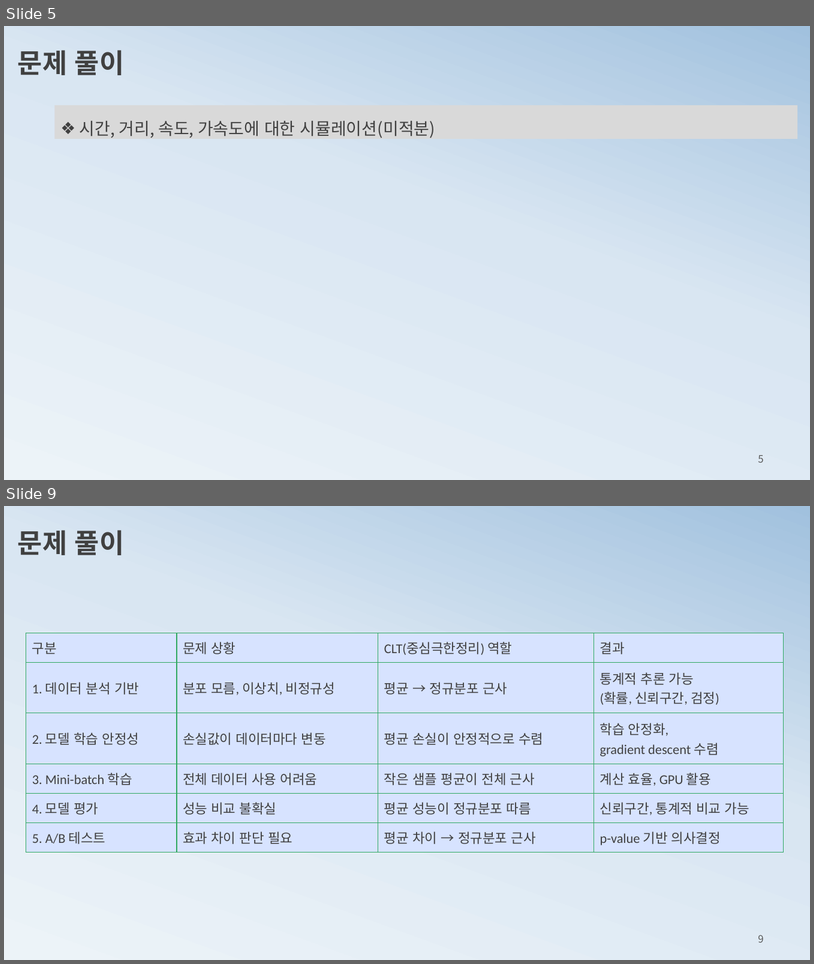
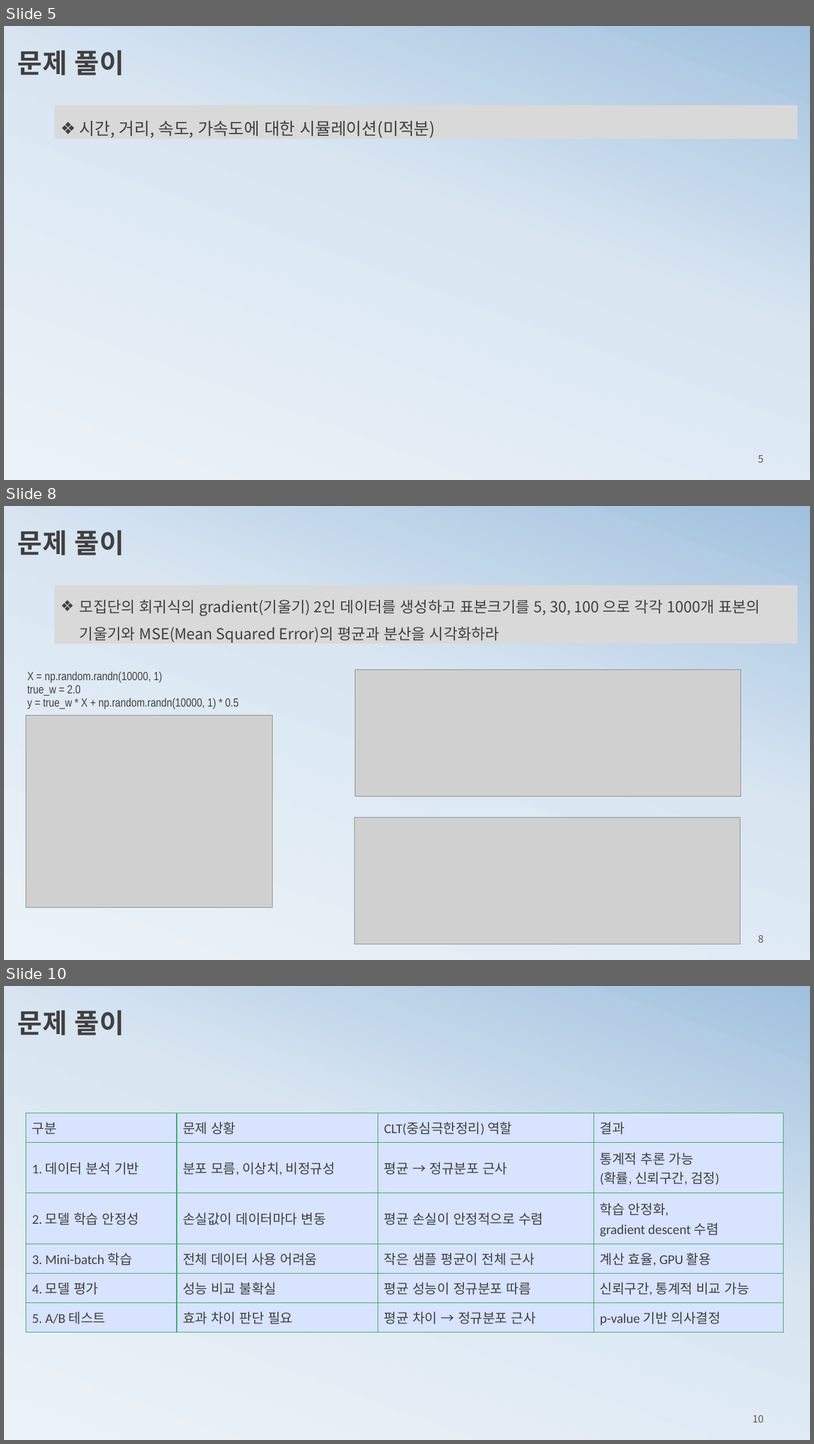
Before and after one commit to ancestor9/mathematics-for-machine-learning, a slide deck: 5_Montecarlo Simulation.pptx. Shown one above the other, each under a label of ours: slides 5 and 9 before the commit, slides 5, 8 and 10 after it; the slides between them are not shown. The pictures are 814x964 and 814x1444 pixels, drawn with LibreOffice and Linux fonts; fonts in the diff are those of the drawing; grey boxes stand for pictures. Boxes give left, top, right and bottom in pixels: in the first picture for what was removed or moved away, otherwise in the second. Text is boxed around its words. In the diff, an @@ line names an element or a change of style, - is before the commit and + after.

```diff
--- a/5_Montecarlo Simulation.pptx
+++ b/5_Montecarlo Simulation.pptx
@@ slide 8 added at <box>4,506,810,960</box>, background gradient #ECF3F8 to #D9E6F2 to #A1C1DE @@
@@ text added at <box>18,530,124,555</box>, 32 pt, text #404040, bold @@
+문제 풀이
@@ rectangle added at <box>55,585,798,644</box>, fill #D9D9D9, 18 pt, text #404040 @@
+❖ 모집단의 회귀식의 gradient(기울기) 2인 데이터를 생성하고 표본크기를 5, 30, 100 으로 각각 1000개 표본의 기울기와 MSE(Mean Squared Error)의 평균과 분산을 시각화하라
@@ text added at <box>27,672,239,709</box>, 14 pt, text #404040 @@
+X = np.random.randn(10000, 1)
+true_w = 2.0
+y = true_w * X + np.random.randn(10000, 1) * 0.5
@@ picture added at <box>355,669,741,796</box> @@
@@ picture added at <box>26,715,273,907</box> @@
@@ picture added at <box>355,817,741,944</box> @@
@@ page number added at <box>758,934,764,942</box>, 12 pt, text #595959 @@
+8
@@ what was slide 9 is now slide 10 @@
@@ page number at <box>753,1414,764,1422</box>: text changed @@
-9
+10
```
Also in this commit, not shown: 3 slides changed, 1 other file.
